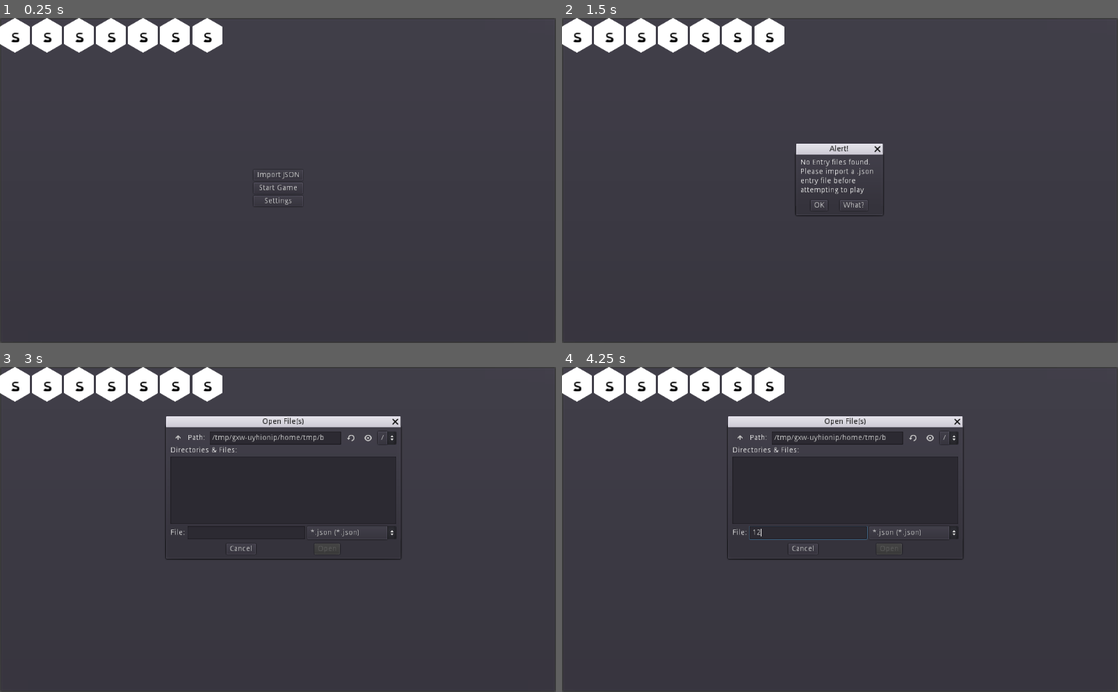
Above: before the commit, frames 1-4 (two rows, left to right).
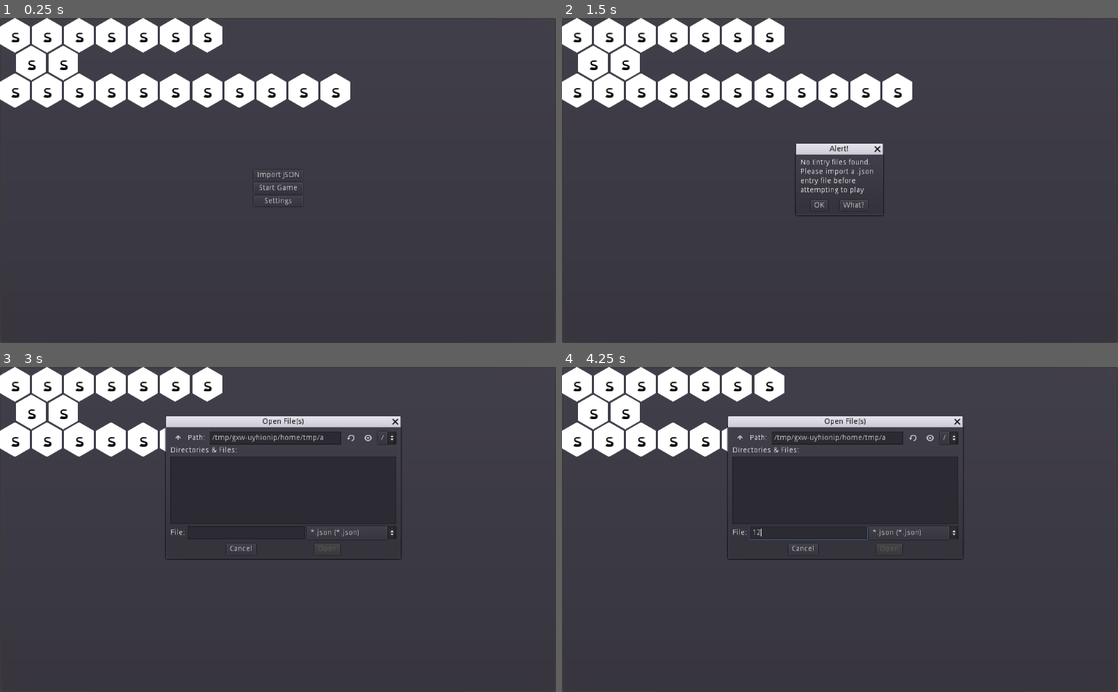
Above: after the commit, the same moments.

Repository: zacryol/spindle-of-serendipity
Game: Godot game, scene res://game/menus/MainMenu.tscn
Same seed, same stepped clock (60 frames per second), same inputs: the game is played once before the commit and once after it.
Inputs (mouse positions are in pixels of both pictures, inside the frame that each line leads up to):
- Up to frame 1 (0.25 s): no input
- Up to frame 2 (1.5 s): click "Start Game" at 0.5 s; click "Start Game" at 1.25 s
- Up to frame 3 (3 s): click "OK" at 2 s; click "Import JSON" at 2.75 s
- Up to frame 4 (4.25 s): click (806, 532) at 3.52 s; type "12" at 3.6 s

The runs differ from the first frame. In frame 1, 5.7% of the frame differs, in the area x 0-63%, y 8-28%; in frame 2, 5.7%; in frame 3, 3.1%; in frame 4, 3.1%.

Commit message:
Filled title name

Diff:
--- a/game/menus/MainMenu.tscn
+++ b/game/menus/MainMenu.tscn
@@ -107,6 +107,71 @@
 [node name="TitleHex7" parent="Title/HBoxContainer" instance=ExtResource( 2 )]
 margin_left = 354.0
 margin_right = 409.0
+
+[node name="HBoxContainer2" type="HBoxContainer" parent="Title"]
+margin_left = 29.5
+margin_top = 51.0
+margin_right = 143.5
+margin_bottom = 115.0
+__meta__ = {
+"_edit_use_anchors_": false
+}
+
+[node name="TitleHex" parent="Title/HBoxContainer2" instance=ExtResource( 2 )]
+
+[node name="TitleHex2" parent="Title/HBoxContainer2" instance=ExtResource( 2 )]
+margin_left = 59.0
+margin_right = 114.0
+
+[node name="HBoxContainer3" type="HBoxContainer" parent="Title"]
+margin_top = 102.0
+margin_right = 114.0
+margin_bottom = 166.0
+__meta__ = {
+"_edit_use_anchors_": false
+}
+
+[node name="TitleHex" parent="Title/HBoxContainer3" instance=ExtResource( 2 )]
+
+[node name="TitleHex2" parent="Title/HBoxContainer3" instance=ExtResource( 2 )]
+margin_left = 59.0
+margin_right = 114.0
+
+[node name="TitleHex3" parent="Title/HBoxContainer3" instance=ExtResource( 2 )]
+margin_left = 118.0
+margin_right = 173.0
+
+[node name="TitleHex4" parent="Title/HBoxContainer3" instance=ExtResource( 2 )]
+margin_left = 177.0
+margin_right = 232.0
+
+[node name="TitleHex5" parent="Title/HBoxContainer3" instance=ExtResource( 2 )]
+margin_left = 236.0
+margin_right = 291.0
+
+[node name="TitleHex6" parent="Title/HBoxContainer3" instance=ExtResource( 2 )]
+margin_left = 295.0
+margin_right = 350.0
+
+[node name="TitleHex7" parent="Title/HBoxContainer3" instance=ExtResource( 2 )]
+margin_left = 354.0
+margin_right = 409.0
+
+[node name="TitleHex8" parent="Title/HBoxContainer3" instance=ExtResource( 2 )]
+margin_left = 413.0
+margin_right = 468.0
+
+[node name="TitleHex9" parent="Title/HBoxContainer3" instance=ExtResource( 2 )]
+margin_left = 472.0
+margin_right = 527.0
+
+[node name="TitleHex10" parent="Title/HBoxContainer3" instance=ExtResource( 2 )]
+margin_left = 531.0
+margin_right = 586.0
+
+[node name="TitleHex11" parent="Title/HBoxContainer3" instance=ExtResource( 2 )]
+margin_left = 590.0
+margin_right = 645.0
 [connection signal="pressed" from="VBoxContainer/ImportButton" to="." method="_on_ImportButton_pressed"]
 [connection signal="pressed" from="VBoxContainer/StartButton" to="." method="_on_StartButton_pressed"]
 [connection signal="pressed" from="VBoxContainer/Settings" to="." method="_on_Settings_pressed"]
